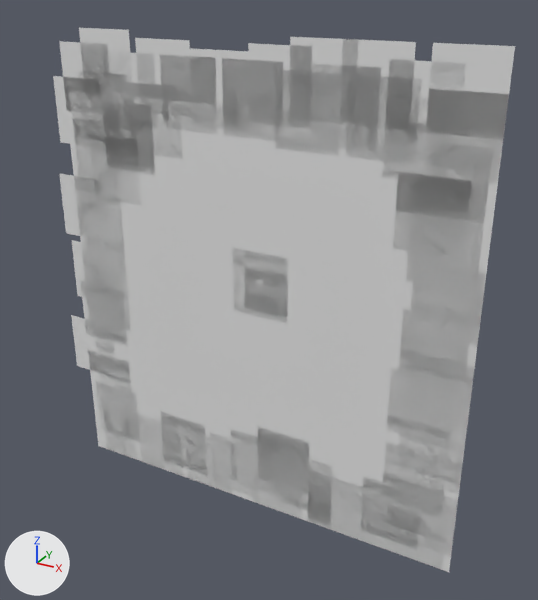
The OBJ model Assets/Tiled2Unity/Meshes/WoodsWSecret.obj as it was, and as the next commit left it.
The view is the same before and after, from a 50 mm camera at (1.4, -6.9, 1.3) aimed at (-2.5, 0.18, -2.25). Every picture has the same lights, and +X, +Y and +Z are marked at lower left. Where no turn or scale is listed for an object, it has been applied to the vertices.

The scene before the commit, as lines of its bpy script (objects in view):
```python
me_woodswsecret = bpy.data.meshes.new('WoodsWSecret')
me_woodswsecret.from_pydata(...)  # 4284 vertices, 4152 faces; spans x -5.52..0.0, y 0.0, z -5.12..0.72
# before: 1327 (-2.16, 0.0, -1.6) at pixel (287, 258), 1336 (-2.88, 0.0, -1.6) at pixel (232, 247), 1977 (-2.16, 0.0, -2.4) at pixel (287, 323), 1986 (-2.88, 0.0, -2.4) at pixel (233, 311)
ob_woodswsecret = bpy.data.objects.new('WoodsWSecret', me_woodswsecret)
ob_woodswsecret.location = (0.0, 0.0, 0.0)
```
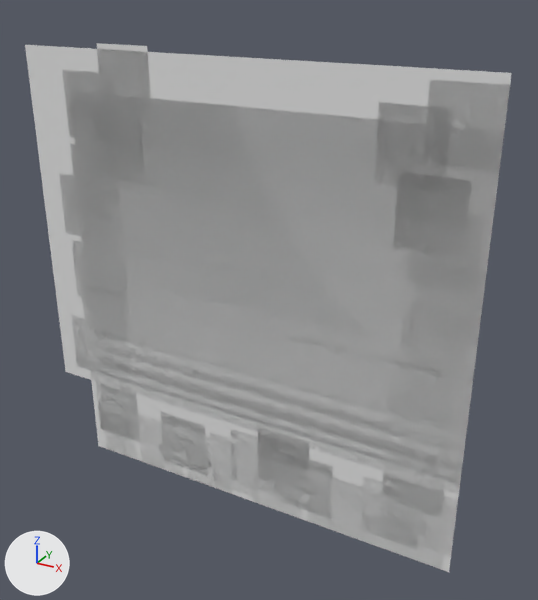
The change, as JSON lines over the scene's bpy script:
```json
{"block": "me_woodswsecret", "where": "# used by ob_woodswsecret; location = (0.0, 0.0, 0.0)"}
{"block": "me_woodswsecret", "where": "# verts and faces of me_woodswsecret; kept vertices keep their numbers, new ones are numbered from 4284"}
{"op": "remove", "block": "me_woodswsecret", "code": "me_woodswsecret.from_pydata(...)  # 4284 vertices, 4152 faces; spans x -5.52..0.0, y 0.0, z -5.12..0.72"}
{"op": "add", "block": "me_woodswsecret", "code": "me_woodswsecret.from_pydata(...)  # 4254 vertices, 4133 faces; spans x -5.76..0.0, y 0.0, z -5.12..0.56"}
{"block": "me_woodswsecret", "change": "me_woodswsecret part 1"}
{"block": "me_woodswsecret", "change": "42 vertices are removed from x -5.36..0.0, y 0.0, z -0.64..0.72"}
{"block": "me_woodswsecret", "change": "24 faces are deleted"}
{"block": "me_woodswsecret", "change": "5 vertices are added at (-5.2, 0.0, -0.56), (-5.2, 0.0, 0.24), (-5.76, 0.0, -4.0), (-5.76, 0.0, 0.5), (0.0, 0.0, 0.5)"}
{"block": "me_woodswsecret", "change": "7 new vertices lie (0.0, 0.0, 0.8) away from vertices in x -4.64..0.0, y 0.0, z -0.64..-0.24"}
{"block": "me_woodswsecret", "change": "6 new faces join them"}
{"block": "me_woodswsecret", "change": "me_woodswsecret part 2"}
{"op": "add", "block": "me_woodswsecret", "code": "delete_faces([(1327, 1977, 1986, 1336)])"}
```

What differs and where, as boxes (x1, y1, x2, y2) in the pictures (538 x 600 px):
```json
{"object": "WoodsWSecret", "change": "reshaped", "before": [53, 28, 515, 572], "after": [25, 43, 512, 572]}
{"part": 1, "of": "me_woodswsecret", "change": "cut back", "before": [53, 28, 515, 222], "after": [25, 43, 512, 492]}
{"part": 2, "of": "me_woodswsecret", "change": "deleted", "before": [232, 248, 288, 323]}
```
